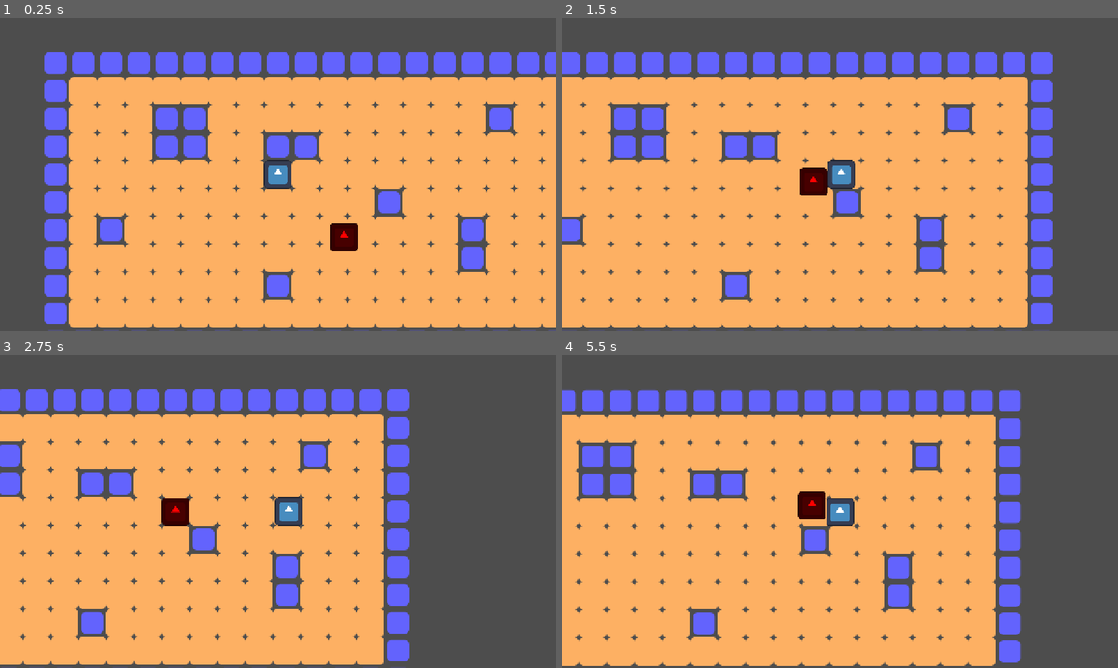
Above: before the commit, frames 1-4 (two rows, left to right).
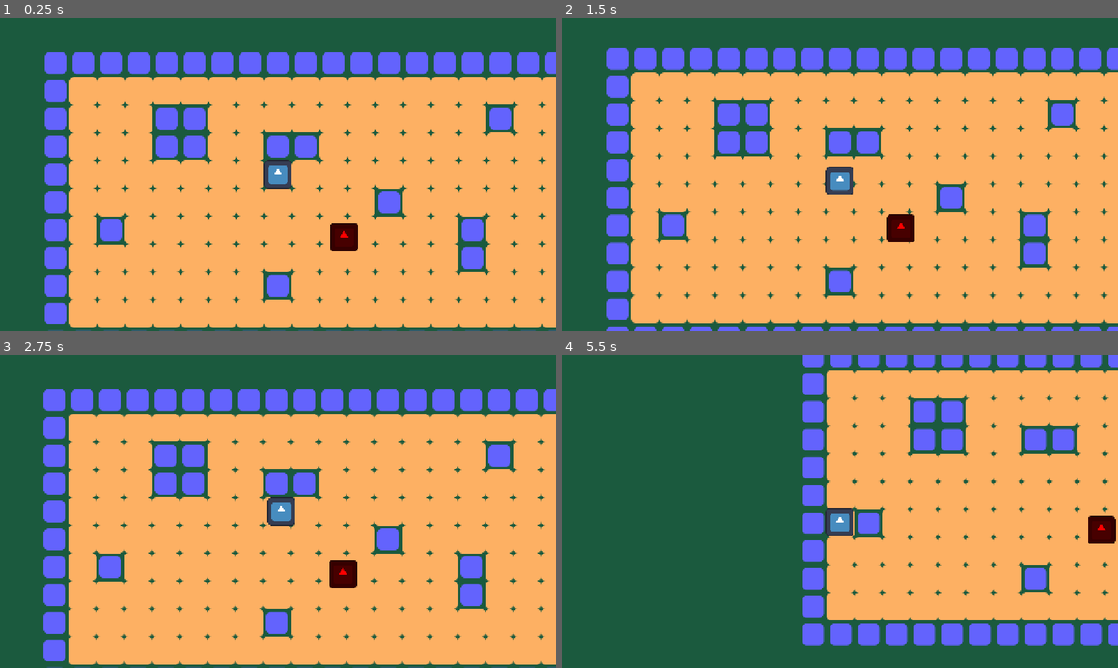
Above: after the commit, the same moments.

Repository: kiralymark/project-01
Game: Godot game, scene res://scenes/game.tscn
Two runs of this game, one before a commit and one after it. Both use one fixed random seed, a clock stepped at 60 frames per second and the inputs below. The engine's default icon, where the game draws it, is replaced by a stand-in: a white triangle on a blue panel in a dark square.
Inputs:
- Up to frame 1 (0.25 s): no input
- Up to frame 2 (1.5 s): tap Enter at 0.5 s; hold Right (right_key) 0.53-1.28 s; hold Down (down_key) from 1.28 s (still down)
- Up to frame 3 (2.75 s): release Down (down_key) at 2.03 s; hold Right (right_key) from 2.03 s (still down)
- Up to frame 4 (5.5 s): release Right (right_key) at 2.78 s; hold Up (up_key) 2.78-3.53 s; hold Left (left_key) 3.53-5.03 s; hold Down (down_key) from 5.03 s (still down)

The runs differ from the first frame. In frame 1, 26% of the frame differs, in the area x 0-100%, y 0-100%; in frame 2, 52%; in frame 3, 62%; in frame 4, 84%.

Commit message:
Add Player death, new Collisions, scene reload

Diff:
--- a/project.godot
+++ b/project.godot
@@ -56,3 +56,4 @@
 rendering_device/driver.windows="d3d12"
 renderer/rendering_method="gl_compatibility"
 renderer/rendering_method.mobile="gl_compatibility"
+environment/defaults/default_clear_color=Color(0.10414582, 0.3538602, 0.24144128, 1)
--- a/scenes/characters/enemy.tscn
+++ b/scenes/characters/enemy.tscn
@@ -3,5 +3,13 @@
 [ext_resource type="PackedScene" uid="uid://bni1rwncecnc8" path="res://scenes/characters/character.tscn" id="1_7jb55"]
 [ext_resource type="Script" uid="uid://cc2ys3hmd4mvi" path="res://scripts/scripts/characters/enemy.gd" id="2_fulqv"]
 
+[sub_resource type="RectangleShape2D" id="RectangleShape2D_fulqv"]
+size = Vector2(80, 80)
+
 [node name="Enemy" unique_id=1216958483 instance=ExtResource("1_7jb55")]
 script = ExtResource("2_fulqv")
+
+[node name="Area2D" type="Area2D" parent="." index="2" unique_id=67560727]
+
+[node name="CollisionShape2D" type="CollisionShape2D" parent="Area2D" index="0" unique_id=1080985157]
+shape = SubResource("RectangleShape2D_fulqv")
--- a/scenes/characters/player.tscn
+++ b/scenes/characters/player.tscn
@@ -1,5 +1,17 @@
 [gd_scene format=3 uid="uid://bpjnckehye837"]
 
 [ext_resource type="PackedScene" uid="uid://bni1rwncecnc8" path="res://scenes/characters/character.tscn" id="1_rp718"]
+[ext_resource type="Script" uid="uid://bu5gvm12edcqp" path="res://scripts/scripts/characters/player.gd" id="2_yewv4"]
+
+[sub_resource type="RectangleShape2D" id="RectangleShape2D_midqa"]
+size = Vector2(80, 80)
 
 [node name="Player" unique_id=1216958483 instance=ExtResource("1_rp718")]
+script = ExtResource("2_yewv4")
+
+[node name="Area2D" type="Area2D" parent="." index="2" unique_id=107957911]
+
+[node name="CollisionShape2D" type="CollisionShape2D" parent="Area2D" index="0" unique_id=805448694]
+shape = SubResource("RectangleShape2D_midqa")
+
+[connection signal="area_entered" from="Area2D" to="." method="_on_area_2d_area_entered"]
--- a/scenes/game.tscn
+++ b/scenes/game.tscn
@@ -2,7 +2,6 @@
 
 [ext_resource type="Texture2D" uid="uid://spkqbs0xqyd5" path="res://assets/sprites/project-01.svg" id="1_uwrxv"]
 [ext_resource type="PackedScene" uid="uid://bpjnckehye837" path="res://scenes/characters/player.tscn" id="2_yqjtg"]
-[ext_resource type="Script" uid="uid://bu5gvm12edcqp" path="res://scripts/scripts/characters/player.gd" id="3_lnu2h"]
 [ext_resource type="PackedScene" uid="uid://d33283prk0ywg" path="res://scenes/characters/enemy.tscn" id="4_lbhrr"]
 
 [sub_resource type="TileSetAtlasSource" id="TileSetAtlasSource_yqjtg"]
@@ -10,7 +9,7 @@
 texture_region_size = Vector2i(64, 64)
 0:0/0 = 0
 1:0/0 = 0
-1:0/0/physics_layer_0/polygon_0/points = PackedVector2Array(32, 32, 32, -32, -32, -32, -32, 32)
+1:0/0/physics_layer_0/polygon_0/points = PackedVector2Array(22.857147, 22.857147, 22.857147, -22.857143, -22.857143, -22.857143, -22.857143, 22.857147)
 
 [sub_resource type="TileSet" id="TileSet_midqa"]
 tile_size = Vector2i(64, 64)
@@ -25,7 +24,6 @@
 
 [node name="Player" parent="." unique_id=1216958483 instance=ExtResource("2_yqjtg")]
 position = Vector2(544, 288)
-script = ExtResource("3_lnu2h")
 
 [node name="Camera2D" type="Camera2D" parent="Player" unique_id=2086495576]
 position_smoothing_enabled = true
--- a/scripts/scripts/characters/player.gd
+++ b/scripts/scripts/characters/player.gd
@@ -2,7 +2,7 @@
 class_name Player
 
 
-func _process(_delta: float) -> void:
+func _physics_process(_delta: float) -> void:
 	# Get the input direction and handle the movement/deceleration.
 	# As good practice, you should replace UI actions with custom gameplay actions.
 	var direction:Vector2 = Vector2(0, 0)
@@ -18,3 +18,20 @@
 	velocity = direction.normalized() * SPEED
 
 	move()
+
+
+func _on_area_2d_area_entered(_area: Area2D) -> void:
+	print("I'm dying :(")
+	#get_tree()
+
+	#call_deferred("queue_free")
+	#$Area2D/CollisionShape2D.call_deferred("queue_free")
+	#get_tree().reload_current_scene()
+
+	#$CollisionShape2D.call_deferred("queue_free")
+	#area.get_child(0).call_deferred("queue_free")
+	#get_tree().reload_current_scene()
+
+	get_tree().reload_current_scene.call_deferred()
+
+	#call_deferred("treeObject.reload_current_scene")
